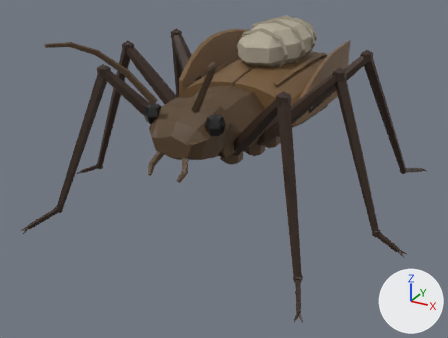
An edit to the glTF model Модели/Жуки/medic.glb, drawn before and after from the same camera.
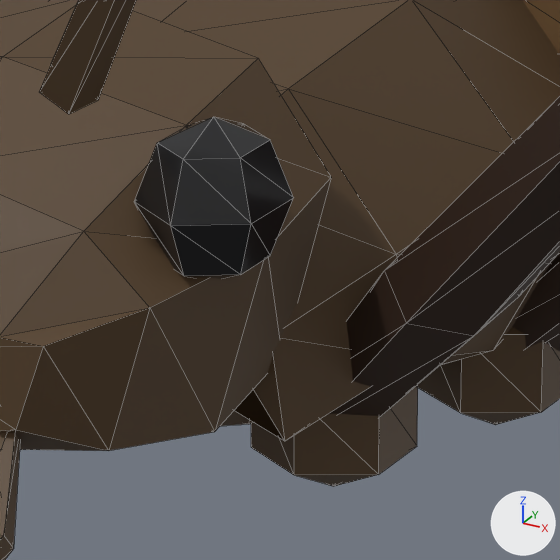
The first picture shows the older version from a camera (50 mm lens) standing at (2.465, -4.716, 2.615) and looking at (-0.052, -0.141, 0.327). The close-ups show the older and then the newer version on the part from 41% to 59% of the width and 29% to 52% of the height of that picture. Only the edits that show in the close-ups are written down. The axes (+X, +Y, +Z) are drawn at lower right. The lights are the same throughout. The close-ups show mesh edges as thin lines. Where no turn or scale is listed for an object, it has been applied to the vertices. Vertices at exactly the same position are counted once.

Names of what the first close-up shows: 'AntSeg1002', 'BeetlePlate_00', 'EyeLeft001', 'Femur000', 'Femur002', 'HeadBase001', 'ROOT_00', 'ROOT_02', 'ThoraxCore', 'labial_palp'.
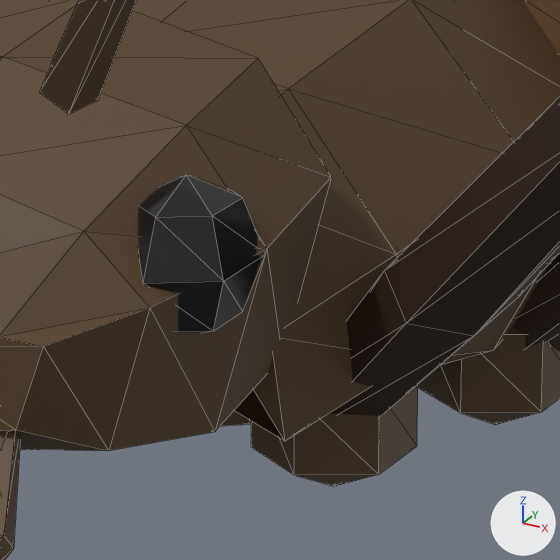
Patch to the scene script:
```diff
--- a/Модели/Жуки/medic.glb.py
+++ b/Модели/Жуки/medic.glb.py
@@ me_eyeleft001 @@
 # used by ob_eyeleft001; location = (0.0, 0.0, 0.0)
-me_eyeleft001.from_pydata(...)  # 20 vertices, 36 faces; spans x 0.211..0.349, y -0.97..-0.79, z 0.95..1.13
+me_eyeleft001.from_pydata(...)  # 20 vertices, 36 faces; spans x 0.178..0.316, y -0.97..-0.79, z 0.881..1.061
+# me_eyeleft001 part 1: the whole mesh is moved by (-0.033, 0.0, -0.069)
 me_eyeleft001.materials.append(mat_med_eye)
```

Boxes (x1, y1, x2, y2) around the edits, measured in the close-ups (560 x 560 px):
'EyeLeft001', moved
    before: (134, 117, 294, 279)
    after: (138, 175, 262, 333)
